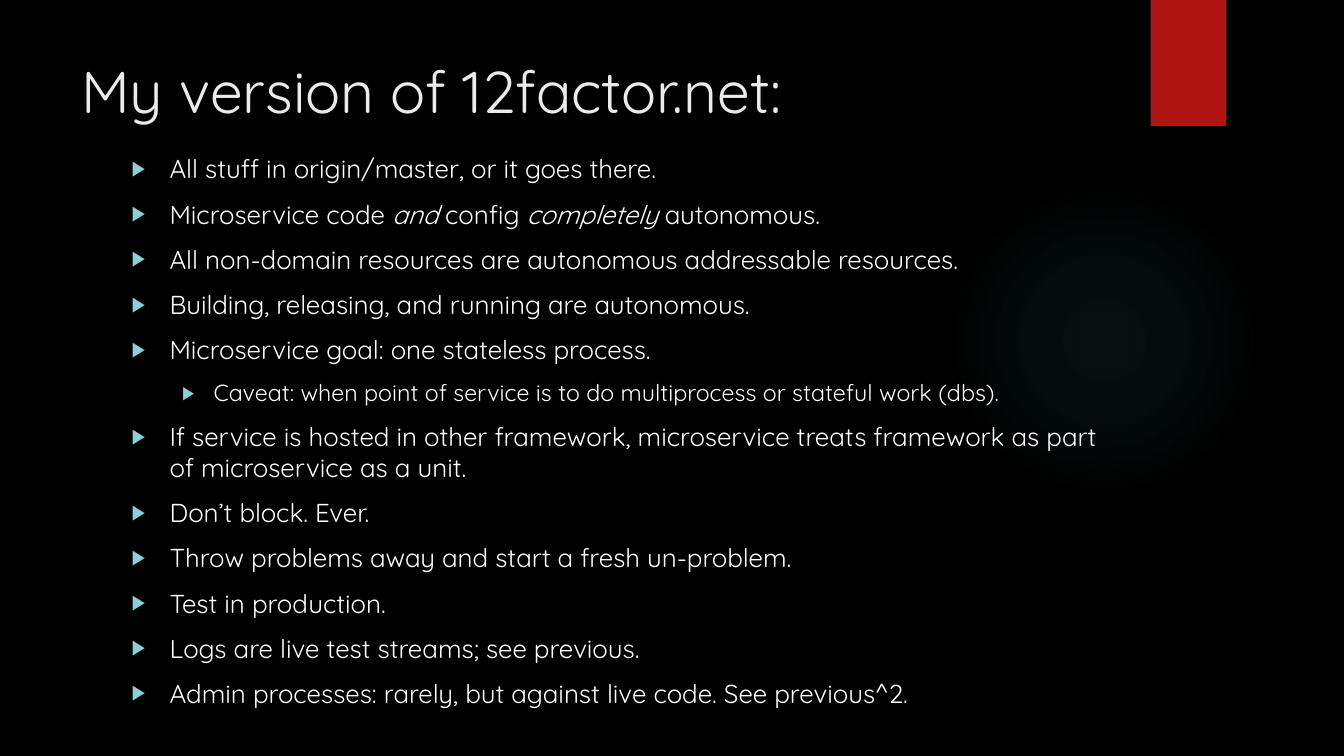
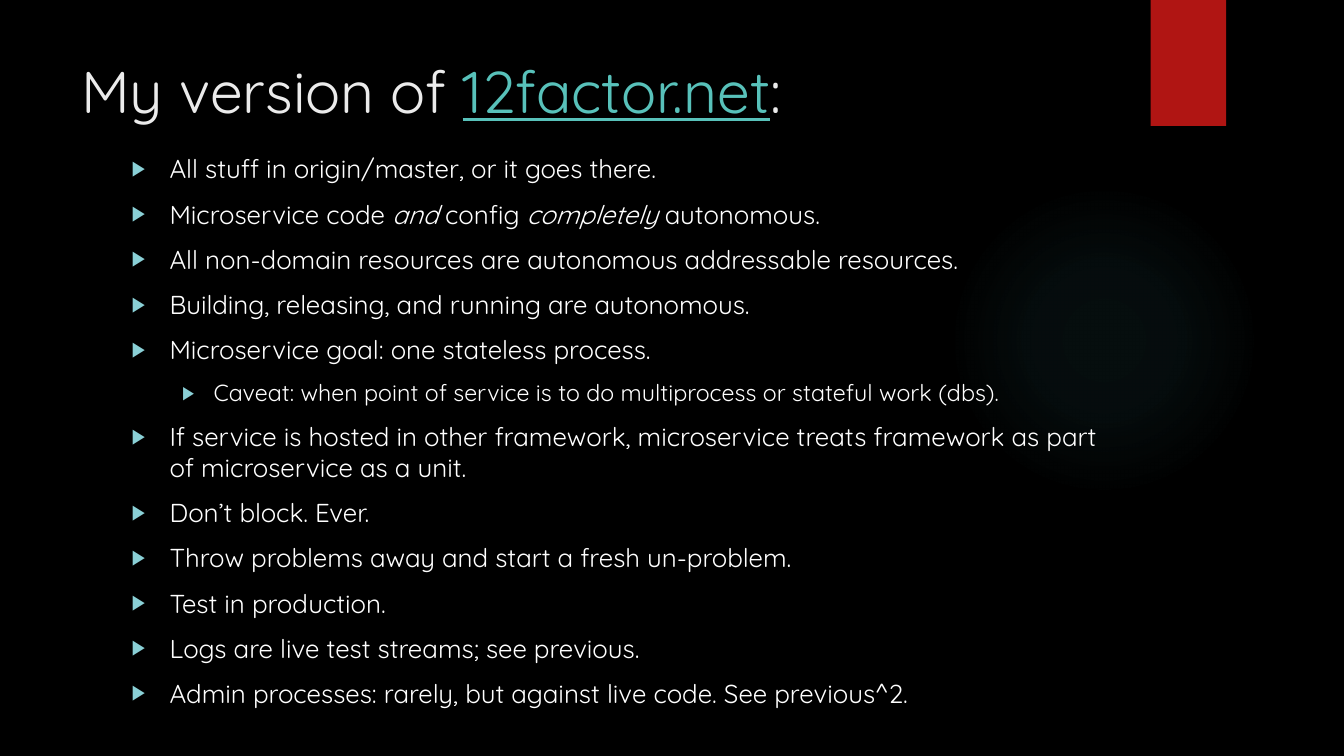
Before and after one commit to arif-aigonix/leap2015, a slide deck: slide 3 of Microservices Overview.pptx. Drawn at 1344x756 pixels with LibreOffice and Linux fonts; fonts in the diff are those of the drawing; background and template pictures are left out. Boxes give left, top, right and bottom in pixels: in the first picture for what was removed or moved away, otherwise in the second. Text is boxed around its words. In the diff, an @@ line names an element or a change of style, - is before the commit and + after.

```diff
--- a/Microservices Overview.pptx
+++ b/Microservices Overview.pptx
@@ title "My version of 12factor.net:" at (81, 69, 782, 125): text colour #EBEBEB to #58C1BA, underline on in "12factor.net:" @@
```
Also in this commit, not shown: 11 slides added, 3 slides removed, 3 other files.
